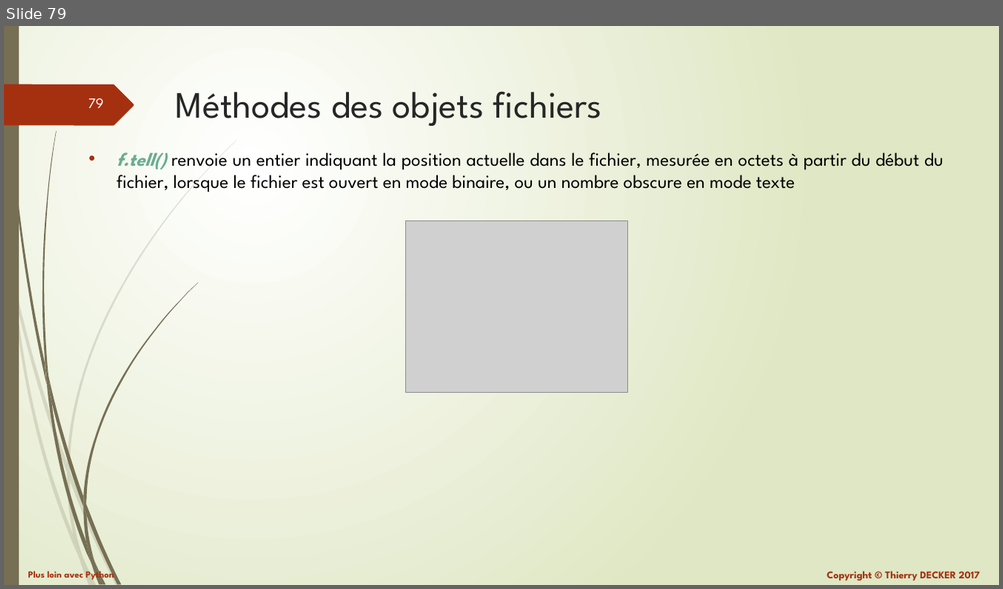
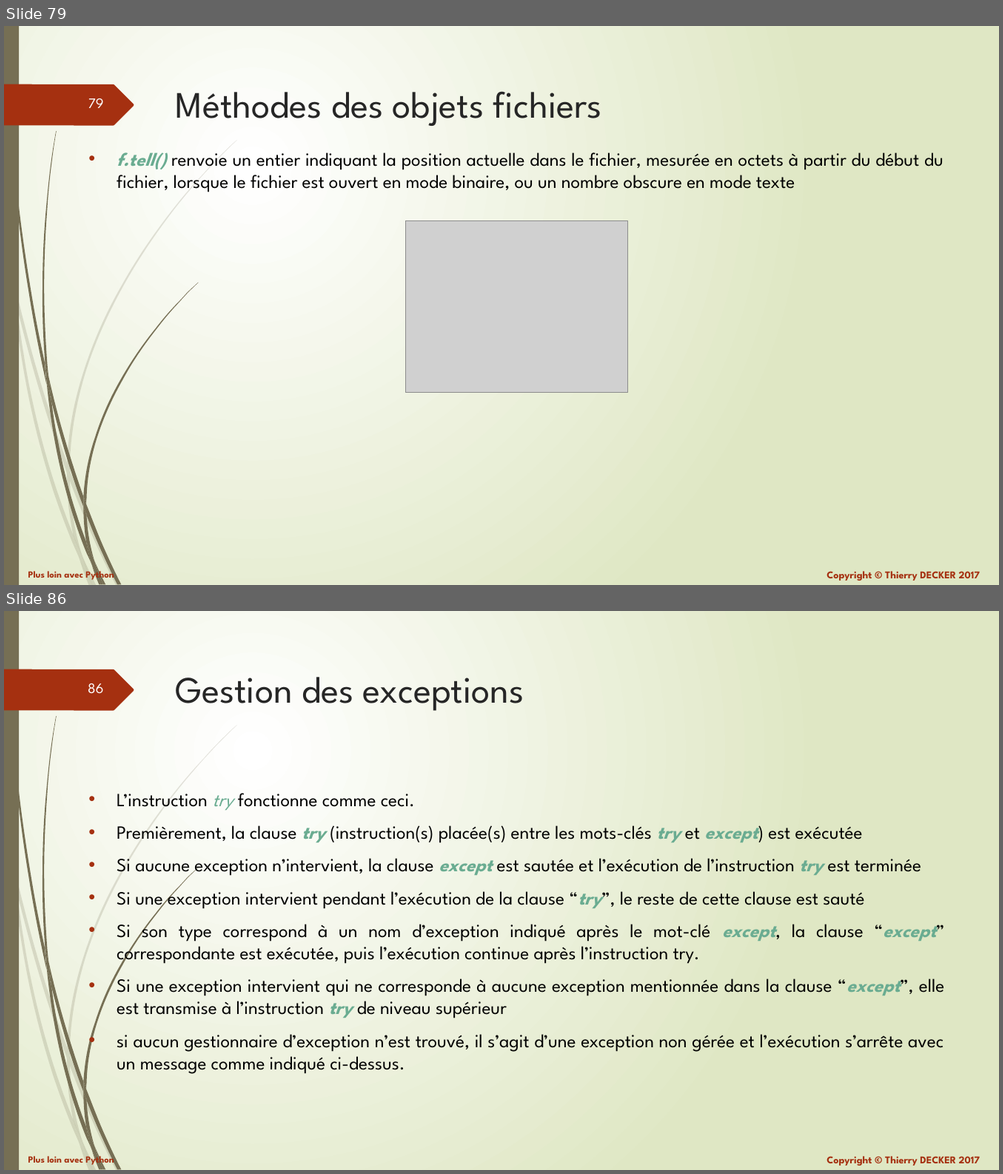
Before and after one commit to VikmanTheRacoon/learning-python, a slide deck: documentations/python-102.pptx. Shown one above the other, each under a label of ours: slide 79 before the commit, slides 79 and 86 after it; the slides between them are not shown. The pictures are 1003x589 and 1003x1174 pixels, drawn with LibreOffice and Linux fonts; fonts in the diff are those of the drawing; grey boxes stand for pictures. Boxes give left, top, right and bottom in pixels: in the first picture for what was removed or moved away, otherwise in the second. Text is boxed around its words. In the diff, an @@ line names an element or a change of style, - is before the commit and + after.

```diff
--- a/documentations/python-102.pptx
+++ b/documentations/python-102.pptx
@@ slide 86 added at (x1=4, y1=611, x2=999, y2=1170), background gradient #FFFFFF to #DFE8C4; not listed: 27 template elements that a slide beside it also shows @@
@@ title added at (x1=175, y1=677, x2=524, y2=711), 36 pt, text #262626 @@
+Gestion des exceptions
@@ text added at (x1=116, y1=793, x2=945, y2=1074), 18 pt, text #000000 @@
+• L’instruction try fonctionne comme ceci.
+• Premièrement, la clause try (instruction(s) placée(s) entre les mots-clés try et except) est exécutée
+• Si aucune exception n’intervient, la clause except est sautée et l’exécution de l’instruction try est terminée
+• Si une exception intervient pendant l’exécution de la clause “try”, le reste de cette clause est sauté
+• Si son type correspond à un nom d’exception indiqué après le mot-clé except, la clause “except” correspondante est exécutée, puis l’exécution continue après l’instruction try.
+• Si une exception intervient qui ne corresponde à aucune exception mentionnée dans la clause “except”, elle est transmise à l’instruction try de niveau supérieur
+• si aucun gestionnaire d’exception n’est trouvé, il s’agit d’une exception non gérée et l’exécution s’arrête avec un message comme indiqué ci-dessus.
```
Also in this commit, not shown: 19 other slides added, 1 other file.
